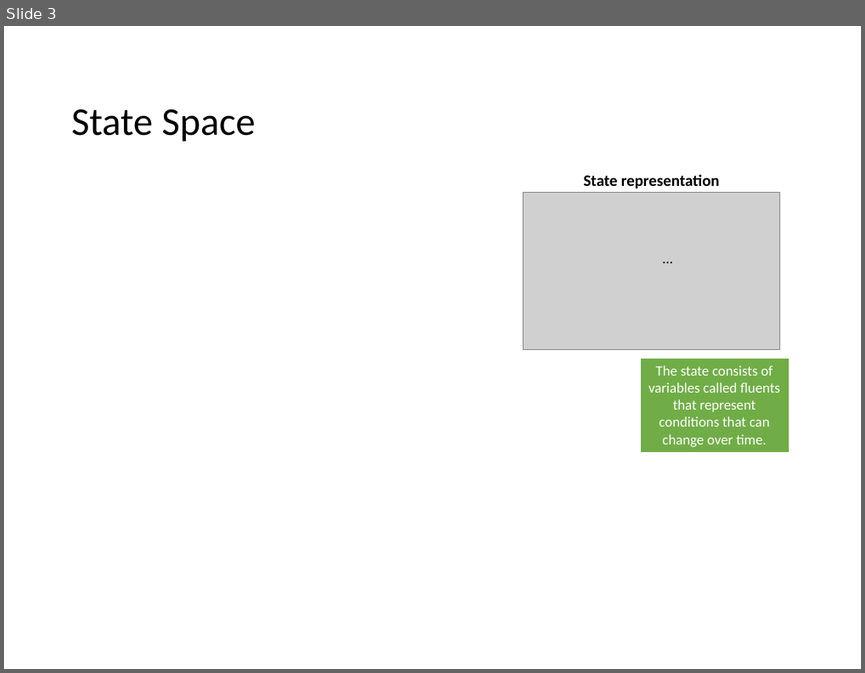
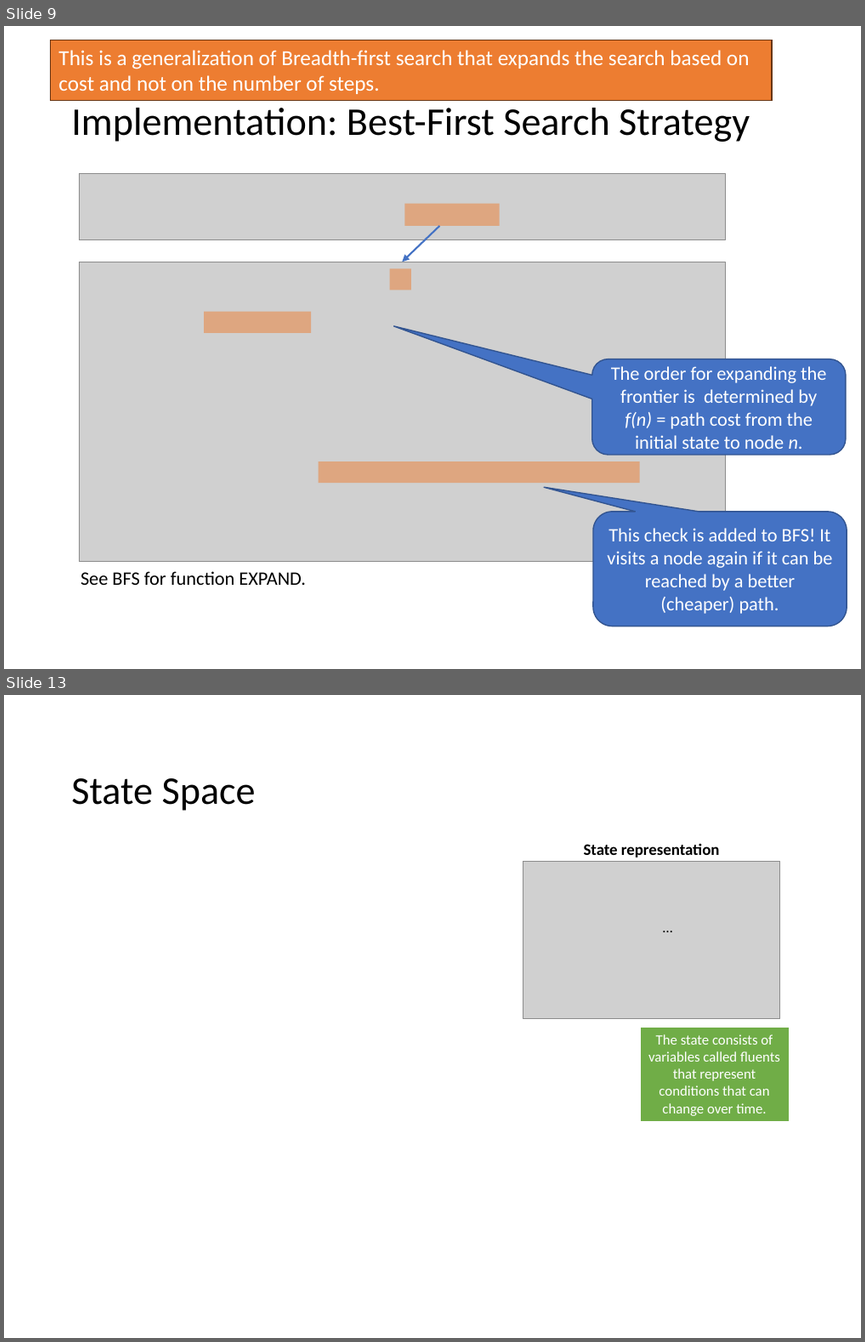
Before and after one commit to mhahsler/CS7320-AI, a slide deck: slides/03_search_discussion.pptx. Shown one above the other, each under a label of ours: slide 3 before the commit, slides 9 and 13 after it; the slides between them are not shown. The pictures are 865x673 and 865x1342 pixels, drawn with LibreOffice and Linux fonts; fonts in the diff are those of the drawing; grey boxes stand for pictures. Boxes give left, top, right and bottom in pixels: in the first picture for what was removed or moved away, otherwise in the second. Text is boxed around its words. In the diff, an @@ line names an element or a change of style, - is before the commit and + after.

```diff
--- a/slides/03_search_discussion.pptx
+++ b/slides/03_search_discussion.pptx
@@ slide 9 added at (4,26,861,669), background #FFFFFF @@
@@ rectangle added at (50,40,772,101), fill #ED7D31, outline #683715 1 pt, 18 pt, text #FFFFFF @@
+This is a generalization of Breadth-first search that expands the search based on cost and not on the number of steps.
@@ title added at (71,108,749,142), 33 pt, text #000000 @@
+Implementation: Best-First Search Strategy
@@ picture added at (80,173,726,240) @@
@@ rectangle added at (405,204,500,226), fill #ED7D31 at 50% opacity @@
@@ arrow added from (439, 226) to (403, 261), #4472C4 1.5 pt @@
@@ picture added at (80,261,726,562) @@
@@ rectangle added at (390,268,411,290), fill #ED7D31 at 50% opacity @@
@@ rectangle added at (204,312,311,333), fill #ED7D31 at 50% opacity @@
@@ rounded speech box added at (591,359,846,454), fill #4472C4, outline #325491 1 pt, 16 pt, text #FFFFFF @@
+The order for expanding the frontier is determined by f(n) = path cost from the initial state to node n.
@@ rectangle added at (318,461,640,482), fill #ED7D31 at 50% opacity @@
@@ rounded speech box added at (594,511,847,626), fill #4472C4, outline #325491 1 pt, 16 pt, text #FFFFFF @@
+This check is added to BFS! It visits a node again if it can be reached by a better (cheaper) path.
@@ text added at (80,571,306,584), 16 pt, text #000000 @@
+See BFS for function EXPAND.
@@ what was slide 3 is now slide 13 @@
```
Also in this commit, not shown: 1 slide changed, 18 other slides added, 1 slide removed, 7 other files.
